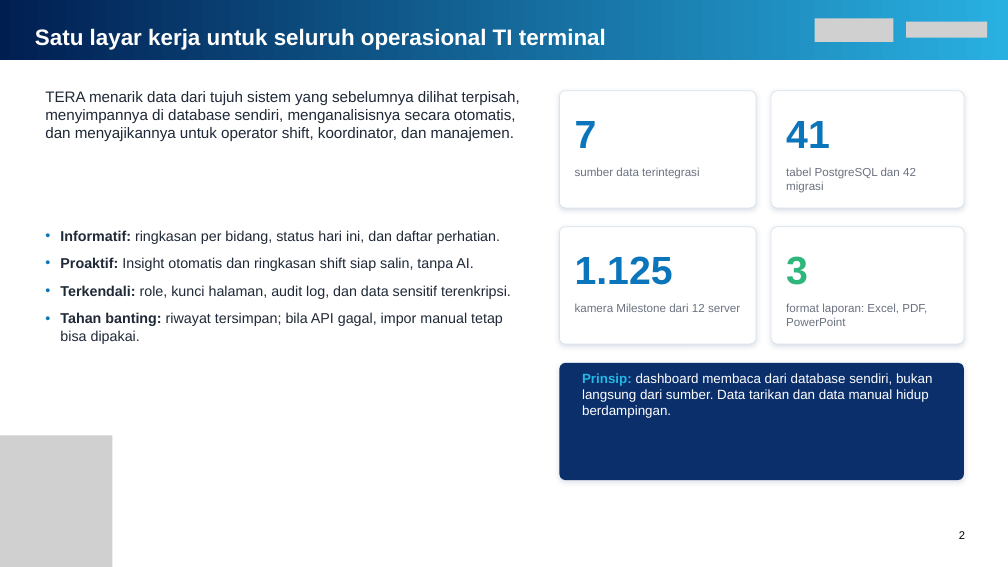
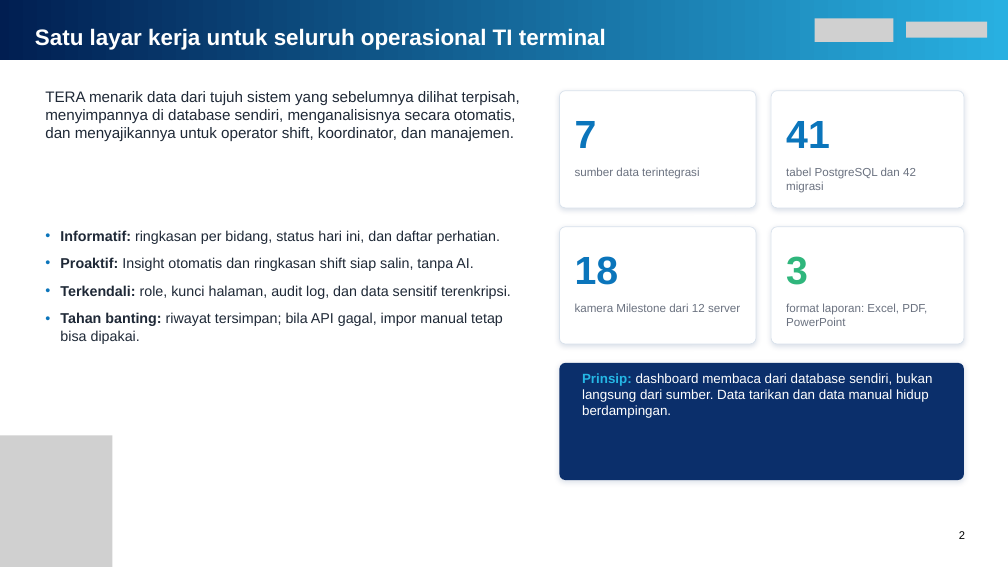
Before and after one commit to itoperationcenterpmt-a11y/itoc-engine, a slide deck: slide 2 of docs/Paparan-TERA-Dashboard.pptx. Drawn at 1008x567 pixels with LibreOffice and Linux fonts; fonts in the diff are those of the drawing; grey boxes stand for pictures. Boxes give left, top, right and bottom in pixels: in the first picture for what was removed or moved away, otherwise in the second. Text is boxed around its words. In the diff, an @@ line names an element or a change of style, - is before the commit and + after.

```diff
--- a/docs/Paparan-TERA-Dashboard.pptx
+++ b/docs/Paparan-TERA-Dashboard.pptx
@@ text at [575,256,619,285]: text changed @@
-1.125
+18
```
Also in this commit, not shown: 2 other slides changed, 7 other files.
